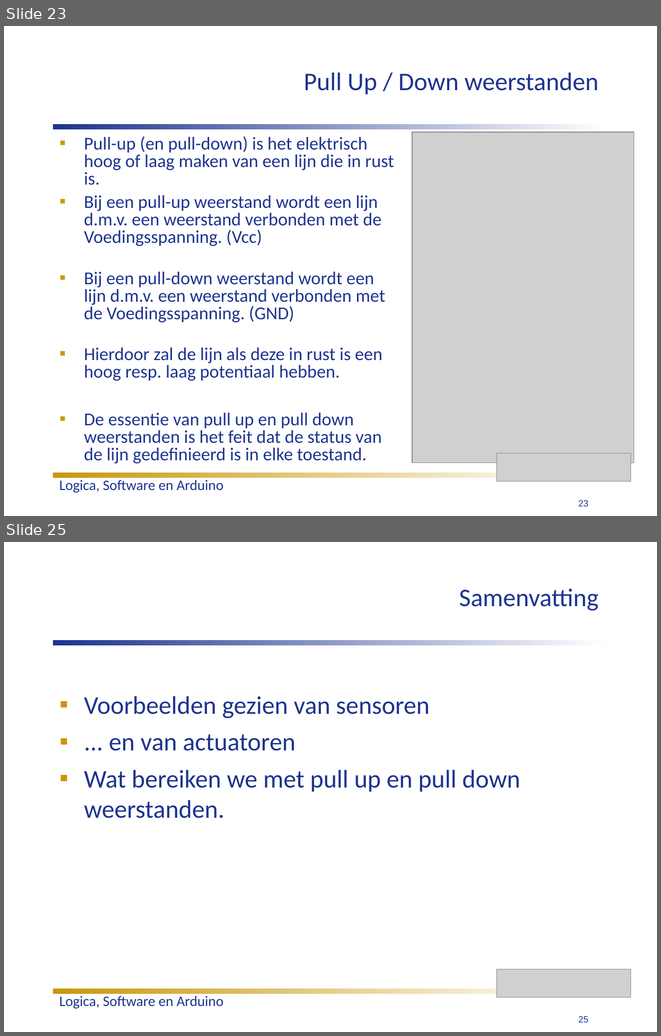
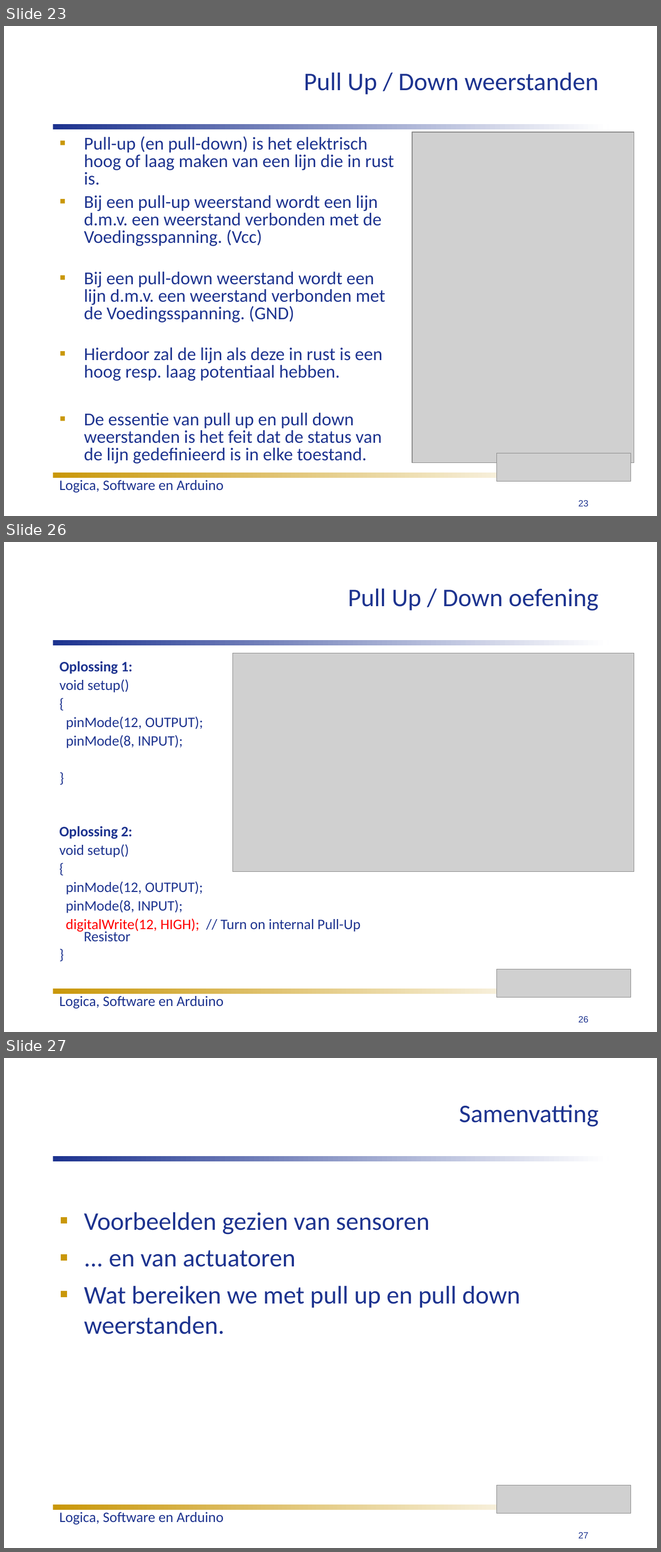
Before and after one commit to humiq/Greendevelopment, a slide deck: trunk/documents/Colleges/ISIROB College 3.ppt. Shown one above the other, each under a label of ours: slides 23 and 25 before the commit, slides 23, 26 and 27 after it; the slides between them are not shown. The pictures are 661x1036 and 661x1552 pixels, drawn with LibreOffice and Linux fonts; fonts in the diff are those of the drawing; grey boxes stand for pictures. Boxes give left, top, right and bottom in pixels: in the first picture for what was removed or moved away, otherwise in the second. Text is boxed around its words. In the diff, an @@ line names an element or a change of style, - is before the commit and + after.

```diff
--- a/trunk/documents/Colleges/ISIROB College 3.ppt
+++ b/trunk/documents/Colleges/ISIROB College 3.ppt
@@ slide 26 added at (4,542,657,1032), background #FFFFFF @@
@@ title added at (348,588,598,611), 28 pt, text #1D338F @@
+Pull Up / Down oefening
@@ rectangle added at (53,640,608,645), fill gradient #1D338F to #FFFFFF @@
@@ picture added at (232,653,634,871) @@
@@ text added at (60,661,203,748), 16 pt, text #1D338F @@
+Oplossing 1:
+void setup()
+{
+pinMode(12, OUTPUT);
+pinMode(8, INPUT);
+}
@@ text added at (59,826,360,942), 16 pt, text #1D338F @@
+Oplossing 2:
+void setup()
+{
+pinMode(12, OUTPUT);
+pinMode(8, INPUT);
+digitalWrite(12, HIGH); // Turn on internal Pull-Up Resistor
+}
@@ picture added at (496,969,631,997) @@
@@ rectangle added at (53,988,575,993), fill gradient #C99709 to #FFFFFF @@
@@ text added at (59,996,224,1008), 16 pt, text #1D338F @@
+Logica, Software en Arduino
@@ page number added at (579,1016,589,1022), 10 pt, text #1D338F @@
+26
@@ what was slide 25 is now slide 27 @@
@@ page number at (579,1532,589,1538): text changed @@
-25
+27
```
Also in this commit, not shown: 1 slide changed, 1 other slide added, 2 other files.
